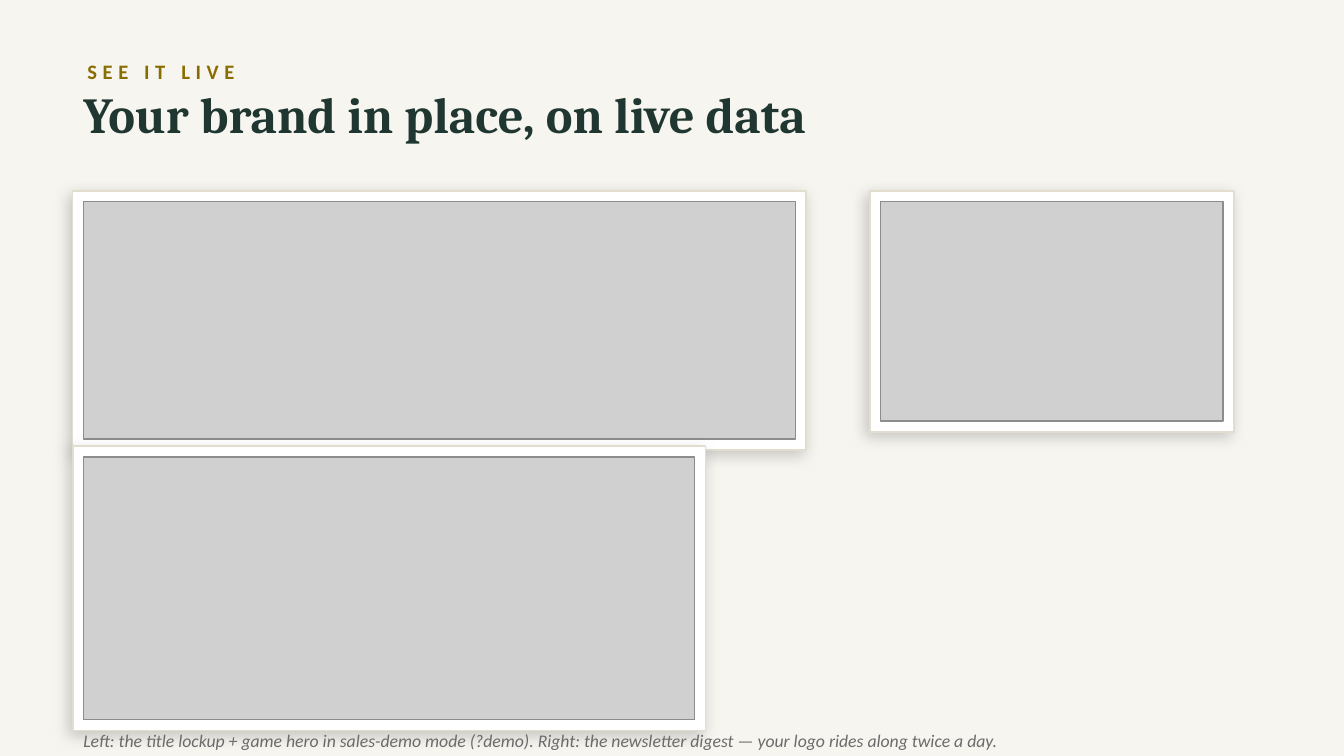
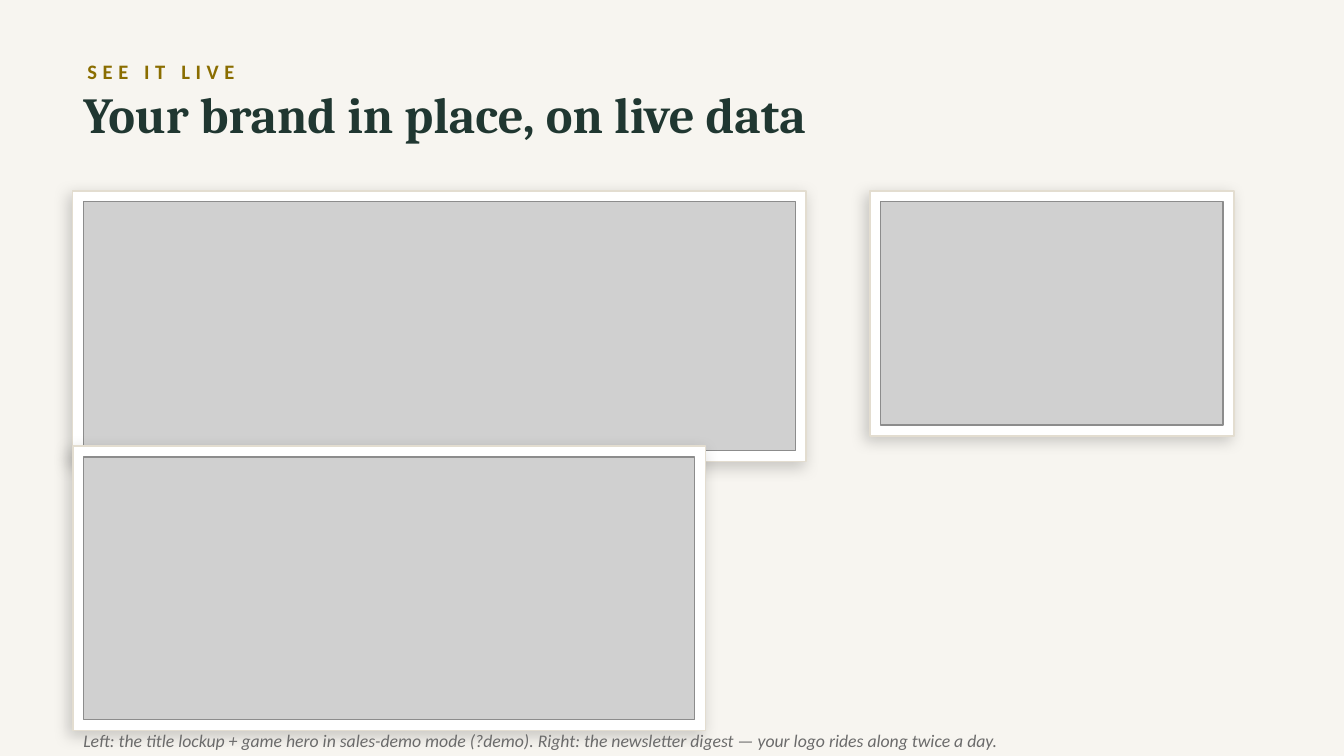
Before and after one commit to RowanFlynnPilot/wpr-packers-tracker, a slide deck: slide 5 of docs/sponsor-deck.pptx. Drawn at 1344x756 pixels with LibreOffice and Linux fonts; fonts in the diff are those of the drawing; grey boxes stand for pictures. Boxes give left, top, right and bottom in pixels: in the first picture for what was removed or moved away, otherwise in the second. Text is boxed around its words. In the diff, an @@ line names an element or a change of style, - is before the commit and + after.

```diff
--- a/docs/sponsor-deck.pptx
+++ b/docs/sponsor-deck.pptx
@@ rectangle: place and size @@
-rectangle at (73, 191, 806, 450)
+rectangle at (73, 191, 806, 462)
@@ picture: place and size @@
-picture at (83, 202, 796, 439)
+picture at (83, 202, 796, 450)
@@ rectangle: place and size @@
-rectangle at (870, 191, 1234, 431)
+rectangle at (870, 191, 1234, 435)
@@ picture: place and size @@
-picture at (880, 202, 1223, 421)
+picture at (880, 202, 1223, 425)
```
Also in this commit, not shown: 8 other files.
